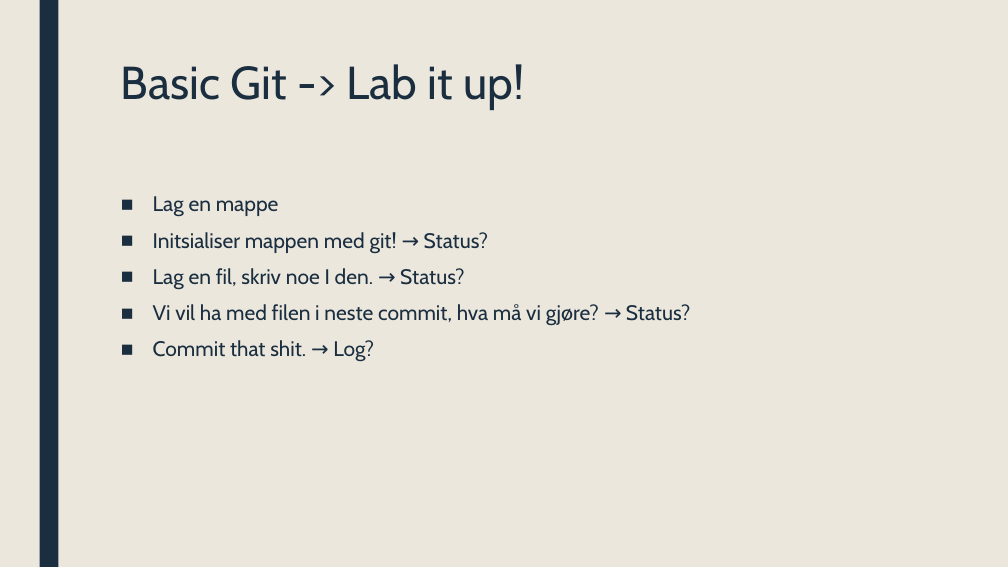
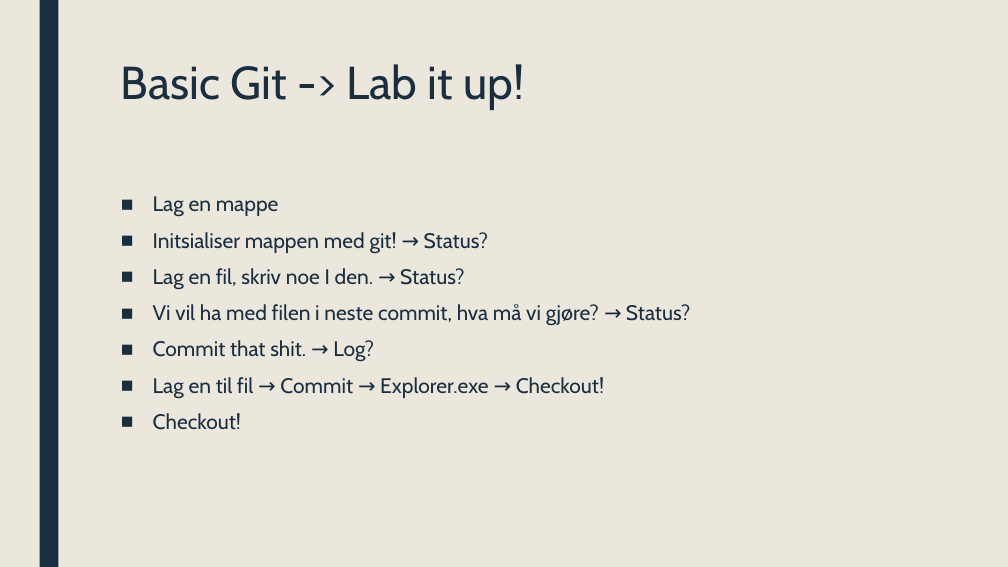
Before and after one commit to ufarm/sommer2016, a slide deck: slide 17 of GIT.pptx. Drawn at 1008x567 pixels with LibreOffice and Linux fonts; fonts in the diff are those of the drawing. Boxes give left, top, right and bottom in pixels: in the first picture for what was removed or moved away, otherwise in the second. Text is boxed around its words. In the diff, an @@ line names an element or a change of style, - is before the commit and + after.

Commit message:
Feedback from Bjarne, ned images on basic

```diff
--- a/GIT.pptx
+++ b/GIT.pptx
@@ text at (x1=153, y1=377, x2=604, y2=430): paragraphs added @@
+■ Lag en til fil → Commit → Explorer.exe → Checkout!
+■ Checkout!
```
Also in this commit, not shown: 11 other slides changed, 1 slide added, 2 slides removed.
